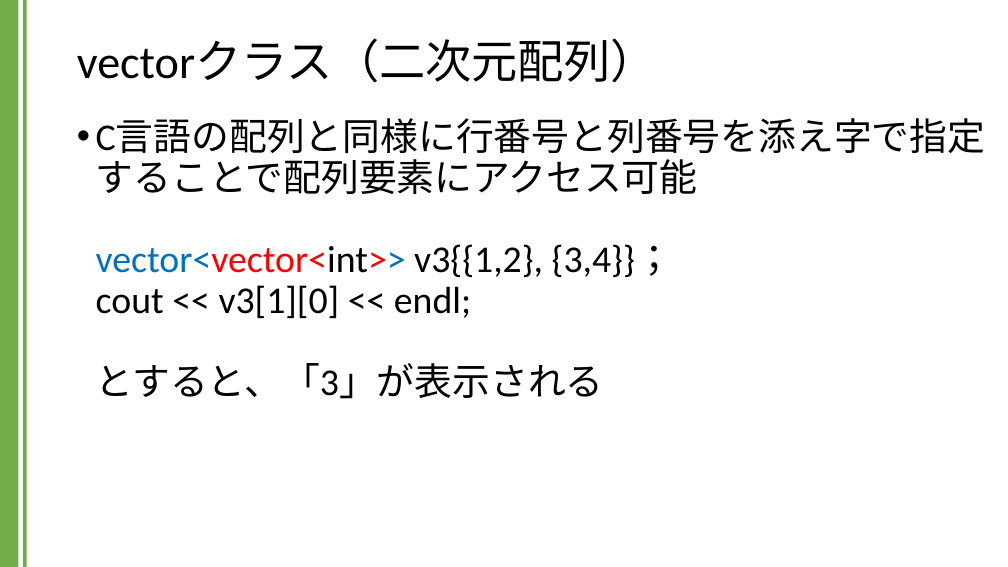
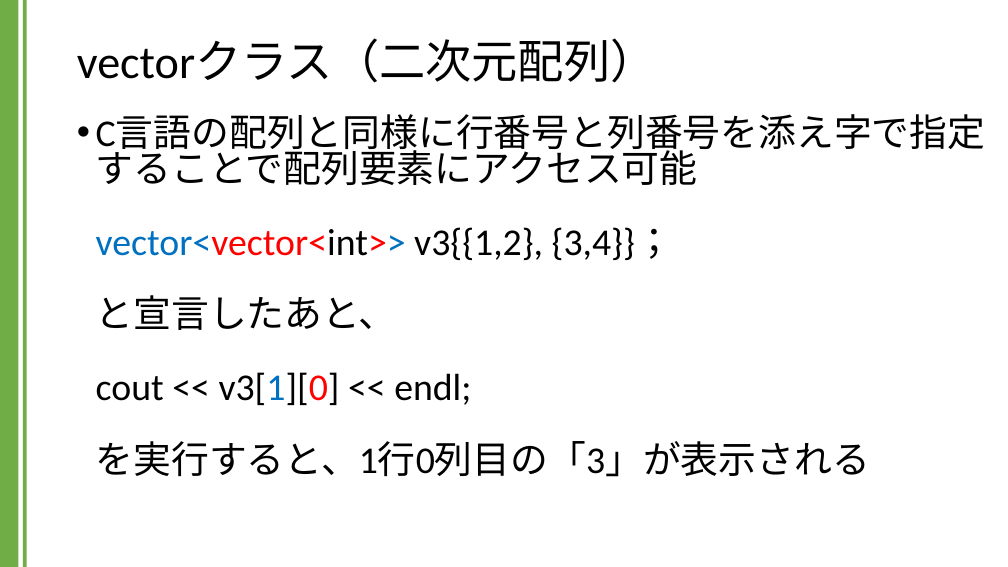
Before and after one commit to kic-murata/cpp2024, a slide deck: slide 31 of 授業資料/講義資料：Vectorクラス.pptx (slide 30 before the commit). Drawn at 1008x567 pixels with LibreOffice and Linux fonts; fonts in the diff are those of the drawing. Boxes give left, top, right and bottom in pixels: in the first picture for what was removed or moved away, otherwise in the second. Text is boxed around its words. In the diff, an @@ line names an element or a change of style, - is before the commit and + after.

```diff
--- a/授業資料/講義資料：Vectorクラス.pptx
+++ b/授業資料/講義資料：Vectorクラス.pptx
@@ text at [96, 227, 870, 477]: text changed @@
-• C言語の配列と同様に行番号と列番号を添え字で指定することで配列要素にアクセス可能
-  vector<vector<int>> v3{{1,2}, {3,4}}；
-  cout << v3[1][0] << endl;
-  とすると、「3」が表示される
+• C言語の配列と同様に行番号と列番号を添え字で指定することで配列要素にアクセス可能
+  vector<vector<int>> v3{{1,2}, {3,4}}；
+  と宣言したあと、
+  cout << v3[1][0] << endl;
+  を実行すると、1行0列目の「3」が表示される
```
Also in this commit, not shown: 1 other slide changed, 1 slide added, 1 other file.
